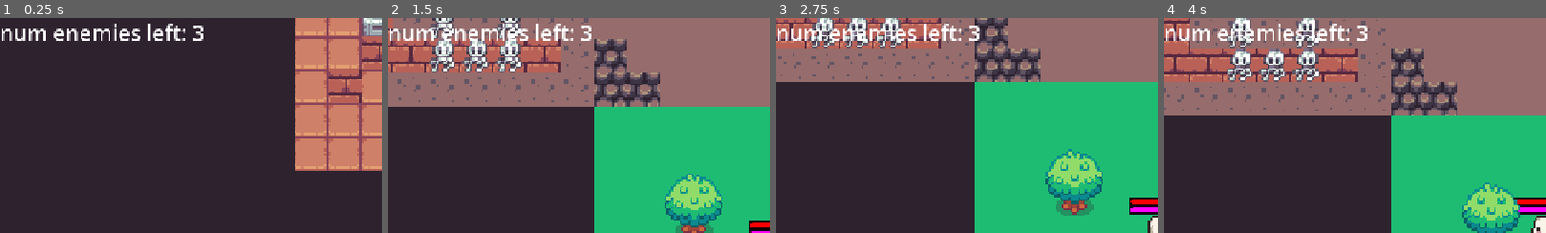
Above: before the commit, frames 1-4 (left to right).
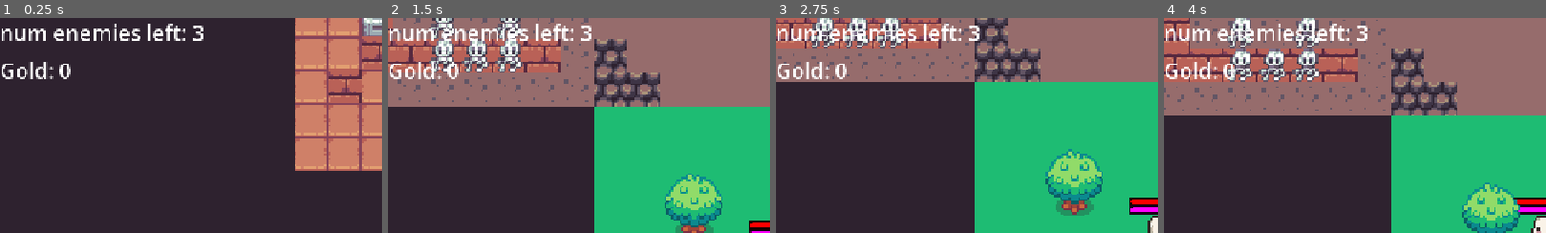
Above: after the commit, the same moments.

Repository: SimonAJScott/wizardgame
Game: Godot game, scene res://scenes/game.tscn
The game is run twice, just before and just after one commit, with the same random seed, the same clock (stepped at 60 frames per second) and the same inputs.
Inputs:
- Up to frame 1 (0.25 s): no input
- Up to frame 2 (1.5 s): tap Enter (restart) at 0.5 s; hold Right (right) 0.53-1.28 s; tap Space (space) at 0.6, 1.35 s; hold Down (down) from 1.28 s (still down)
- Up to frame 3 (2.75 s): release Down (down) at 2.03 s; hold Right (right) from 2.03 s (still down); tap Q (spell_1) at 2.1 s; tap Space (space) at 2.3 s
- Up to frame 4 (4 s): release Right (right) at 2.78 s; hold Up (up) 2.78-3.53 s; tap Space (space) at 2.85, 3.6 s; hold Left (left) from 3.53 s (still down)
The pictures show only the part of the screen within x 0-50%, y 0-50%; the shares and areas given below are measured in that part.

The runs differ from the first frame. In frame 1, 0.7% of the frame differs, in the area x 0-19%, y 20-29%; in frame 2, 0.6%; in frame 3, 0.6%; in frame 4, 0.6%.

Commit message:
added gold

Diff:
--- a/scenes/deathscreen.tscn
+++ b/scenes/deathscreen.tscn
@@ -1,6 +1,6 @@
 [gd_scene format=3 uid="uid://b861m6xgygdij"]
 
-[ext_resource type="Script" uid="uid://dfvs8hdvio33y" path="res://scenes/deathscreen.gd" id="1_ylnw1"]
+[ext_resource type="Script" uid="uid://dfvs8hdvio33y" path="res://scripts/deathscreen.gd" id="1_ylnw1"]
 
 [node name="Deathscreen" type="CanvasLayer" unique_id=1228276698]
 script = ExtResource("1_ylnw1")
--- /dev/null
+++ b/scenes/hud.tscn
@@ -0,0 +1,19 @@
+[gd_scene format=3 uid="uid://crif61801i0jp"]
+
+[ext_resource type="Script" uid="uid://cbmn0f1t0kfa1" path="res://scripts/hud.gd" id="1_ahhtf"]
+
+[node name="hud" type="CanvasLayer" unique_id=1048297078]
+script = ExtResource("1_ahhtf")
+
+[node name="num enemies left" type="Label" parent="." unique_id=923351849]
+offset_right = 67.0
+offset_bottom = 50.0
+theme_override_font_sizes/font_size = 36
+text = "test"
+
+[node name="gold" type="Label" parent="." unique_id=145531203]
+offset_top = 63.0
+offset_right = 67.0
+offset_bottom = 113.0
+theme_override_font_sizes/font_size = 36
+text = "test"
--- a/scenes/num_enemies.tscn
+++ /dev/null
@@ -1,12 +0,0 @@
-[gd_scene format=3 uid="uid://crif61801i0jp"]
-
-[ext_resource type="Script" uid="uid://cidfyip8voxki" path="res://scripts/num_enemies_left.gd" id="1_wo3jw"]
-
-[node name="num_enemies" type="CanvasLayer" unique_id=1048297078]
-
-[node name="num enemies left" type="Label" parent="." unique_id=923351849]
-offset_right = 67.0
-offset_bottom = 50.0
-theme_override_font_sizes/font_size = 36
-text = "test"
-script = ExtResource("1_wo3jw")
--- a/scripts/enemy.gd
+++ b/scripts/enemy.gd
@@ -24,6 +24,7 @@
 var damage: int = 10
 var attack_cooldown: int = 1
 var current_attack_cooldown: int = 0
+var gold = 20
 
 func setup(collision_tiles: Dictionary) -> CharacterBody2D:
 	collisions = collision_tiles
@@ -44,6 +45,7 @@
 	current_health -= amount
 	update_health_ui()
 	if current_health <= 0:
+		TurnManager.collect_gold.emit(gold)
 		Global.current_num_enemies -= 1
 		queue_free()
 
--- a/scripts/game.gd
+++ b/scripts/game.gd
@@ -11,7 +11,7 @@
 var tile_map_exit_scene: PackedScene = preload("res://scenes/exit_rooms/tile_map_layer_exit.tscn")
 var tile_map_treasure_scene: PackedScene = preload("res://scenes/treasure_rooms/tile_map_layer_treasure.tscn")
 var tile_map_background_scene: PackedScene = preload("res://scenes/background_rooms/tile_map_layer_background.tscn")
-var num_enemies_scene: PackedScene = preload("res://scenes/num_enemies.tscn")
+var hud_scene: PackedScene = preload("res://scenes/hud.tscn")
 var background_scene_counter: int = 0
 var enemy_scene_counter: int = 0
 var collision_tiles: Dictionary = {}
@@ -35,7 +35,7 @@
 	floor = map_generator.get_floor()
 	place_tiles(Global.floor_height,Global.floor_width)
 	#add enemy counter
-	var num_enemies = num_enemies_scene.instantiate() as CanvasLayer
+	var num_enemies = hud_scene.instantiate() as CanvasLayer
 
 	add_child(num_enemies)
 	#add player to map
--- /dev/null
+++ b/scripts/hud.gd
@@ -0,0 +1,7 @@
+extends CanvasLayer
+
+
+# Called every frame. 'delta' is the elapsed time since the previous frame.
+func _process(_delta: float) -> void:
+	$"num enemies left".text = "num enemies left: " + str(Global.current_num_enemies)
+	$gold.text = "Gold: " + str(get_tree().get_nodes_in_group("player")[0].get_gold())
--- a/scripts/num_enemies_left.gd
+++ /dev/null
@@ -1,5 +0,0 @@
-extends Label
-
-# Called every frame. 'delta' is the elapsed time since the previous frame.
-func _process(_delta: float) -> void:
-	text = "num enemies left: " + str(Global.current_num_enemies)
--- a/scripts/player.gd
+++ b/scripts/player.gd
@@ -10,6 +10,7 @@
 var active_spell:Node2D = null
 var is_casting := false
 var looking_dir:Vector2 = Vector2.DOWN
+var gold: int = 0
 
 @onready var rays := {
 	Vector2(0, 1): $down,
@@ -36,6 +37,7 @@
 func _ready() -> void:
 	position = Global.get_pixel_from_grid(Global.player_spawn_tile)
 	TurnManager.enemy_action_done.connect(on_enemy_action_done)
+	TurnManager.collect_gold.connect(on_collect_gold)
 	current_mana = max_mana
 	current_health = max_health
 	update_health_ui()
@@ -140,6 +142,11 @@
 	$ManaBar.value = current_mana
 	$ManaBar.max_value = max_mana
 
+func on_collect_gold(sent_gold: int) -> void:
+	gold += sent_gold
+
+func get_gold() -> int:
+	return gold
 
 func look_down(): $CharacterSprite2D.frame = 0
 func look_down_right(): $CharacterSprite2D.frame = 1
--- a/scripts/turn_manager.gd
+++ b/scripts/turn_manager.gd
@@ -3,9 +3,4 @@
 signal player_action_done
 signal enemy_action_done
 signal player_died
-
-func on_player_action_done():
-	for enemy in get_tree().get_nodes_in_group("enemies"):
-		enemy.action_move_towards_player()
-	print("enemies acted")
-	TurnManager.enemy_action_done.emit()
+signal collect_gold(sent_gold: int) #can update later if we need more data
Renamed: scenes/deathscreen.gd -> scripts/deathscreen.gd
Renamed: scenes/deathscreen.gd.uid -> scripts/deathscreen.gd.uid
Not shown, added: scripts/hud.gd.uid
Not shown, removed: scripts/num_enemies_left.gd.uid
